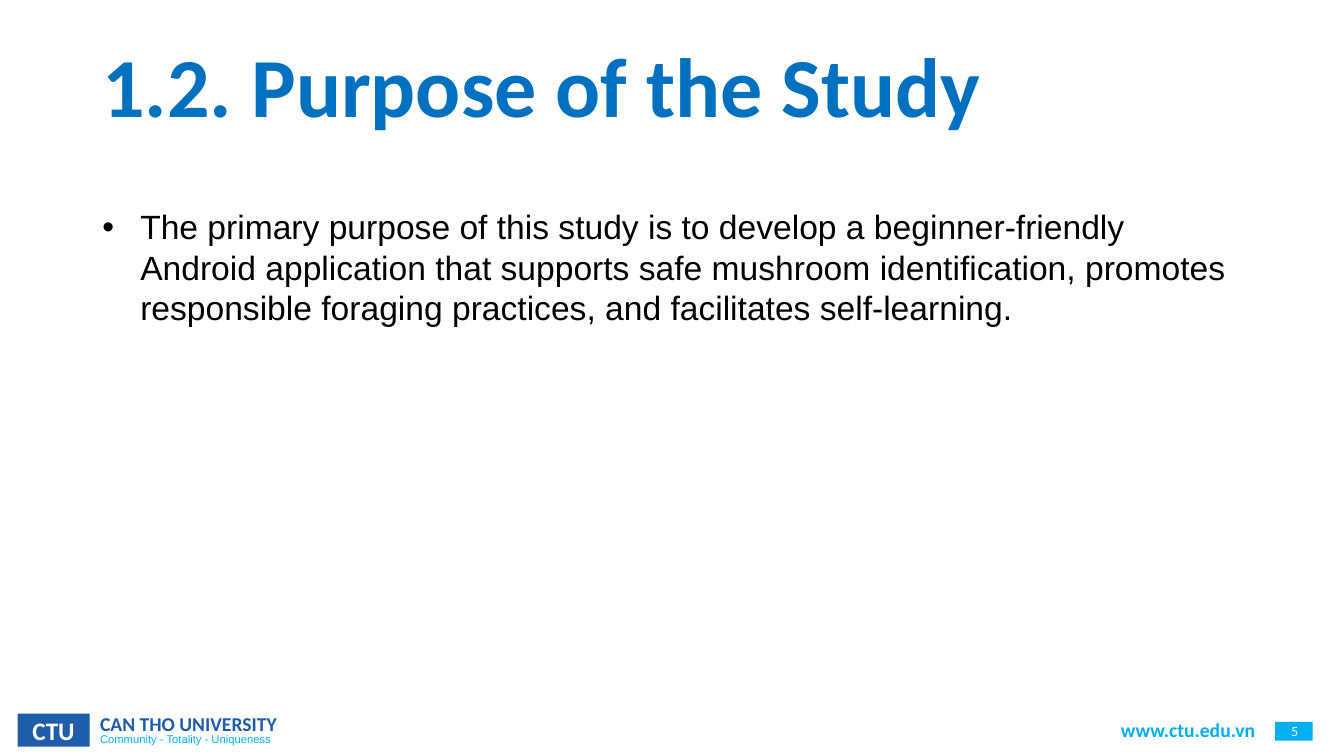
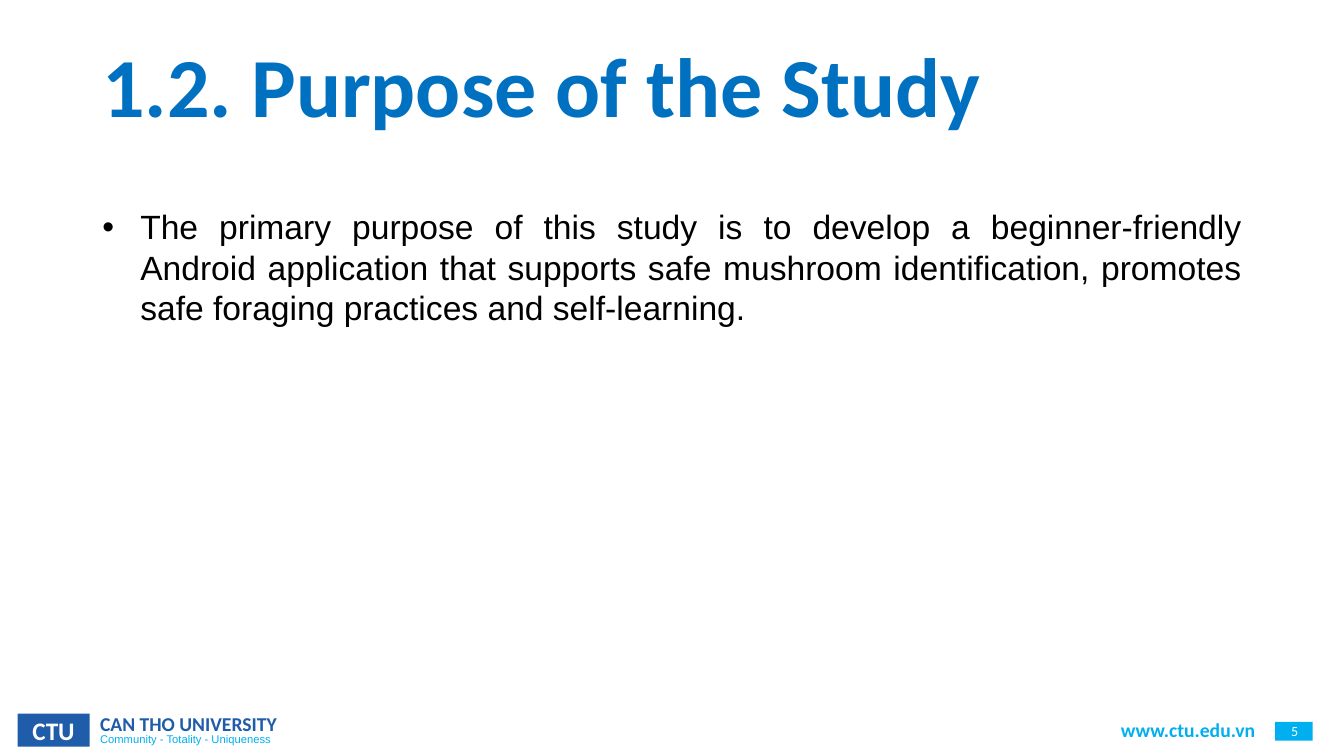
Before and after one commit to CommonHouseCat/fungiscan-mushroom-identifier, a slide deck: slide 5 of Báo cáo/ThesisReport.pptx. Drawn at 1344x756 pixels with LibreOffice and Linux fonts; fonts in the diff are those of the drawing; background and template pictures are left out. Boxes give left, top, right and bottom in pixels: in the first picture for what was removed or moved away, otherwise in the second. Text is boxed around its words. In the diff, an @@ line names an element or a change of style, - is before the commit and + after.

```diff
--- a/Báo cáo/ThesisReport.pptx
+++ b/Báo cáo/ThesisReport.pptx
@@ text at bbox=[140, 214, 1241, 327]: text changed @@
-• The primary purpose of this study is to develop a beginner-friendly Android application that supports safe mushroom identification, promotes responsible foraging practices, and facilitates self-learning.
+• The primary purpose of this study is to develop a beginner-friendly Android application that supports safe mushroom identification, promotes safe foraging practices and self-learning.
```
Also in this commit, not shown: 1 other slide changed, 1 other file.
